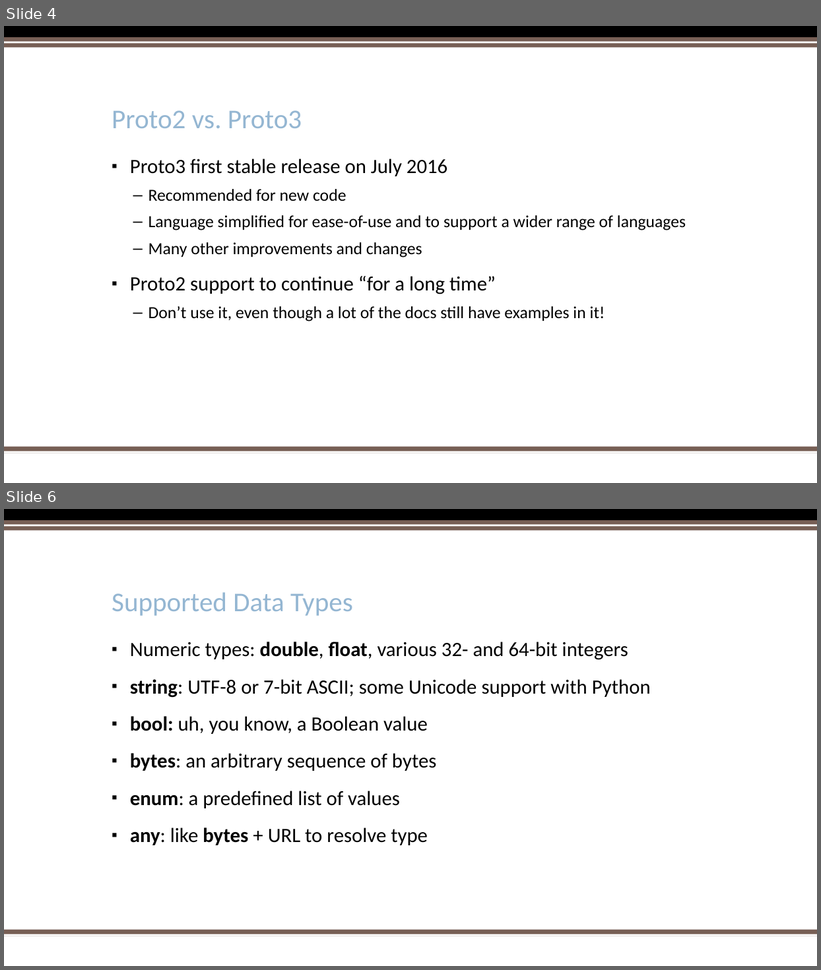
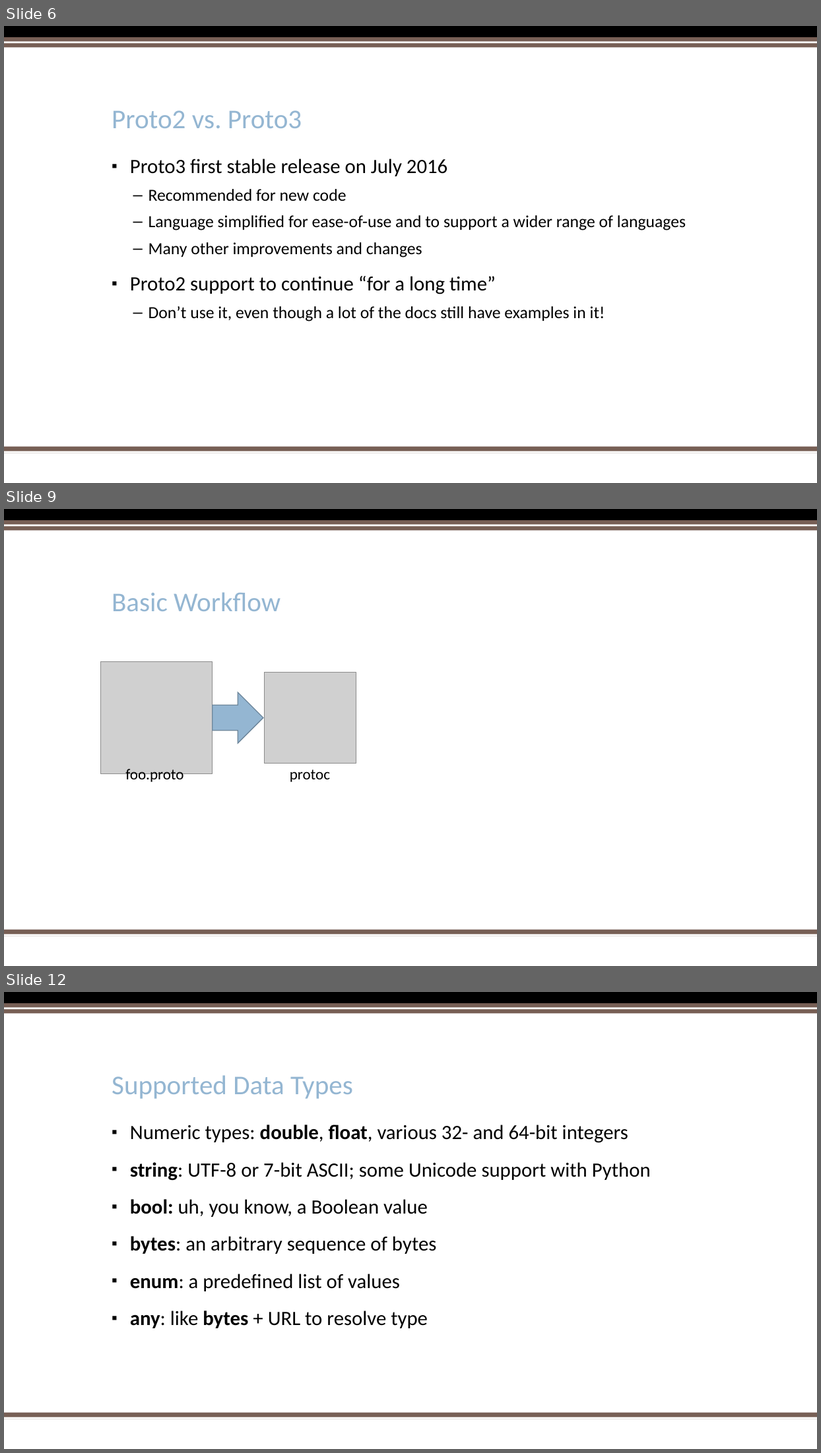
Before and after one commit to kerchen/PyOhioProtobuf, a slide deck: PythonProtobufPyOhio2017.pptx. Shown one above the other, each under a label of ours: slides 4 and 6 before the commit, slides 6, 9 and 12 after it; the slides between them are not shown. The pictures are 821x970 and 821x1453 pixels, drawn with LibreOffice and Linux fonts; fonts in the diff are those of the drawing; grey boxes stand for pictures; background and template pictures are left out. Boxes give left, top, right and bottom in pixels: in the first picture for what was removed or moved away, otherwise in the second. Text is boxed around its words. In the diff, an @@ line names an element or a change of style, - is before the commit and + after.

```diff
--- a/PythonProtobufPyOhio2017.pptx
+++ b/PythonProtobufPyOhio2017.pptx
@@ slide 9 added at (4,509,817,966), background #FFFFFF; not listed: 5 template elements that a slide beside it also shows @@
@@ title added at (112,592,281,611), 32 pt, text #94B6D2 @@
+Basic Workflow
@@ picture added at (100,662,212,774) @@
@@ picture added at (265,673,356,764) @@
@@ right arrow added at (213,692,263,743), fill #94B6D2, outline #6D879B 1 pt @@
@@ text added at (125,769,184,784), 18 pt, text #000000 @@
+foo.proto
@@ text added at (290,770,330,782), 18 pt, text #000000 @@
+protoc
@@ what was slide 4 is now slide 6 @@
@@ what was slide 6 is now slide 12 @@
```
Also in this commit, not shown: 5 slides changed, 5 other slides added.
